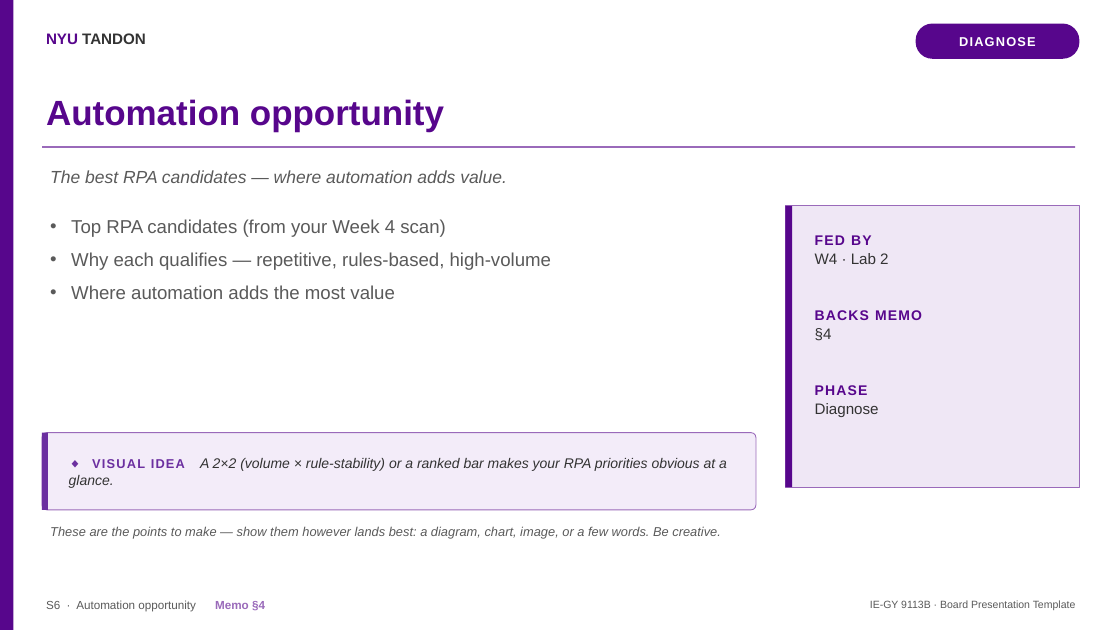
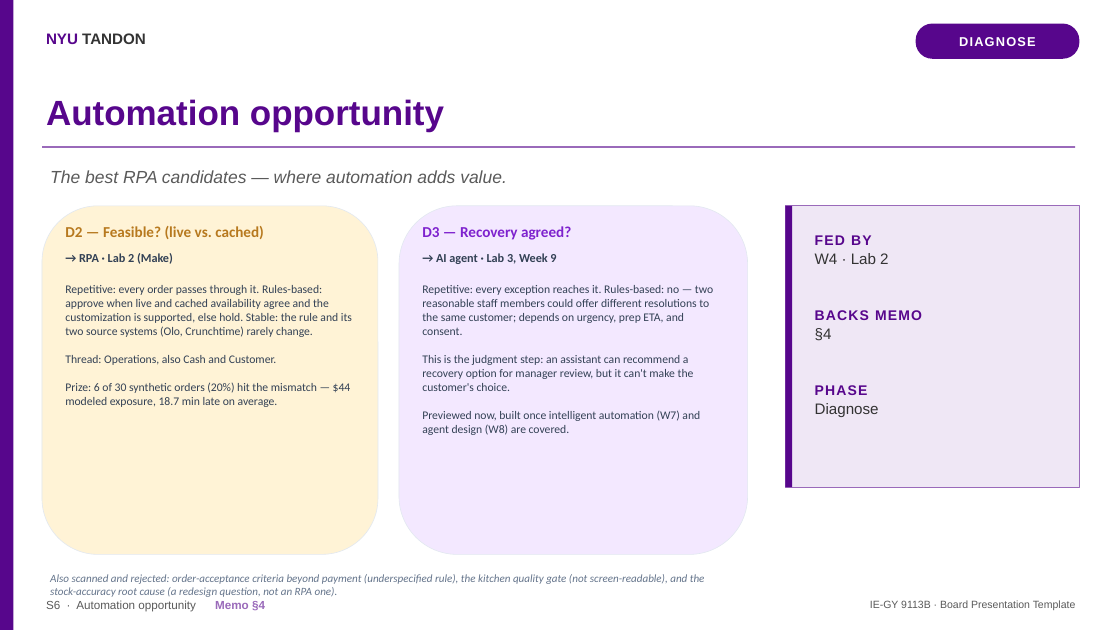
Before and after one commit to salawhaaat/erp2agentic, a slide deck: slide 7 of wiki/project/shared/Board-Presentation-Sweetgreen.pptx. Drawn at 1120x630 pixels with LibreOffice and Linux fonts; fonts in the diff are those of the drawing. Boxes give left, top, right and bottom in pixels: in the first picture for what was removed or moved away, otherwise in the second. Text is boxed around its words. In the diff, an @@ line names an element or a change of style, - is before the commit and + after.

```diff
--- a/wiki/project/shared/Board-Presentation-Sweetgreen.pptx
+++ b/wiki/project/shared/Board-Presentation-Sweetgreen.pptx
@@ rounded rectangle added at <box>42,206,378,555</box>, fill #FFF3D6, outline #E2E8F0 0.5 pt @@
@@ rounded rectangle added at <box>399,206,748,555</box>, fill #F3E8FF, outline #E2E8F0 0.5 pt @@
@@ text added at <box>65,226,264,239</box>, 13 pt, text #B7791F, bold @@
+D2 — Feasible? (live vs. cached)
@@ text removed at <box>71,219,551,299</box> @@
-• Top RPA candidates (from your Week 4 scan)
-• Why each qualifies — repetitive, rules-based, high-volume
-• Where automation adds the most value
@@ text added at <box>422,226,571,240</box>, 13 pt, text #7E22CE, bold @@
+D3 — Recovery agreed?
@@ text added at <box>79,253,173,264</box>, 10.5 pt, text #334155, bold @@
+→ RPA · Lab 2 (Make)
@@ text added at <box>436,253,556,264</box>, 10.5 pt, text #334155, bold @@
+→ AI agent · Lab 3, Week 9
@@ text added at <box>65,285,352,407</box>, 10 pt, text #334155 @@
+Repetitive: every order passes through it. Rules-based: approve when live and cached availability agree and the customization is supported, else hold. Stable: the rule and its two source systems (Olo, Crunchtime) rarely change.
+Thread: Operations, also Cash and Customer.
+Prize: 6 of 30 synthetic orders (20%) hit the mismatch — $44 modeled exposure, 18.7 min late on average.
@@ text added at <box>422,285,713,435</box>, 10 pt, text #334155 @@
+Repetitive: every exception reaches it. Rules-based: no — two reasonable staff members could offer different resolutions to the same customer; depends on urgency, prep ETA, and consent.
+This is the judgment step: an assistant can recommend a recovery option for manager review, but it can't make the customer's choice.
+Previewed now, built once intelligent automation (W7) and agent design (W8) are covered.
@@ rounded rectangle removed at <box>42,433,756,510</box> @@
@@ rectangle removed at <box>42,433,48,510</box> @@
@@ text removed at <box>69,458,727,488</box> @@
-◆ VISUAL IDEA A 2×2 (volume × rule-stability) or a ranked bar makes your RPA priorities obvious at a glance.
@@ text removed at <box>50,526,721,539</box> @@
-These are the points to make — show them however lands best: a diagram, chart, image, or a few words. Be creative.
@@ text added at <box>50,574,705,597</box>, 9.5 pt, text #64748B, italic @@
+Also scanned and rejected: order-acceptance criteria beyond payment (underspecified rule), the kitchen quality gate (not screen-readable), and the stock-accuracy root cause (a redesign question, not an RPA one).
```
Also in this commit, not shown: 1 other slide changed, 42 other files.
